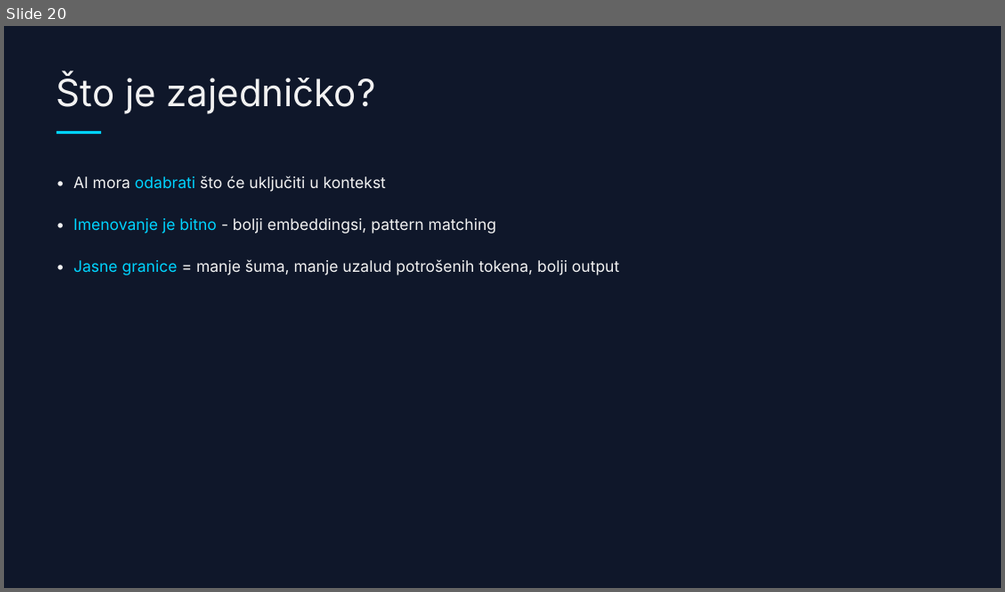
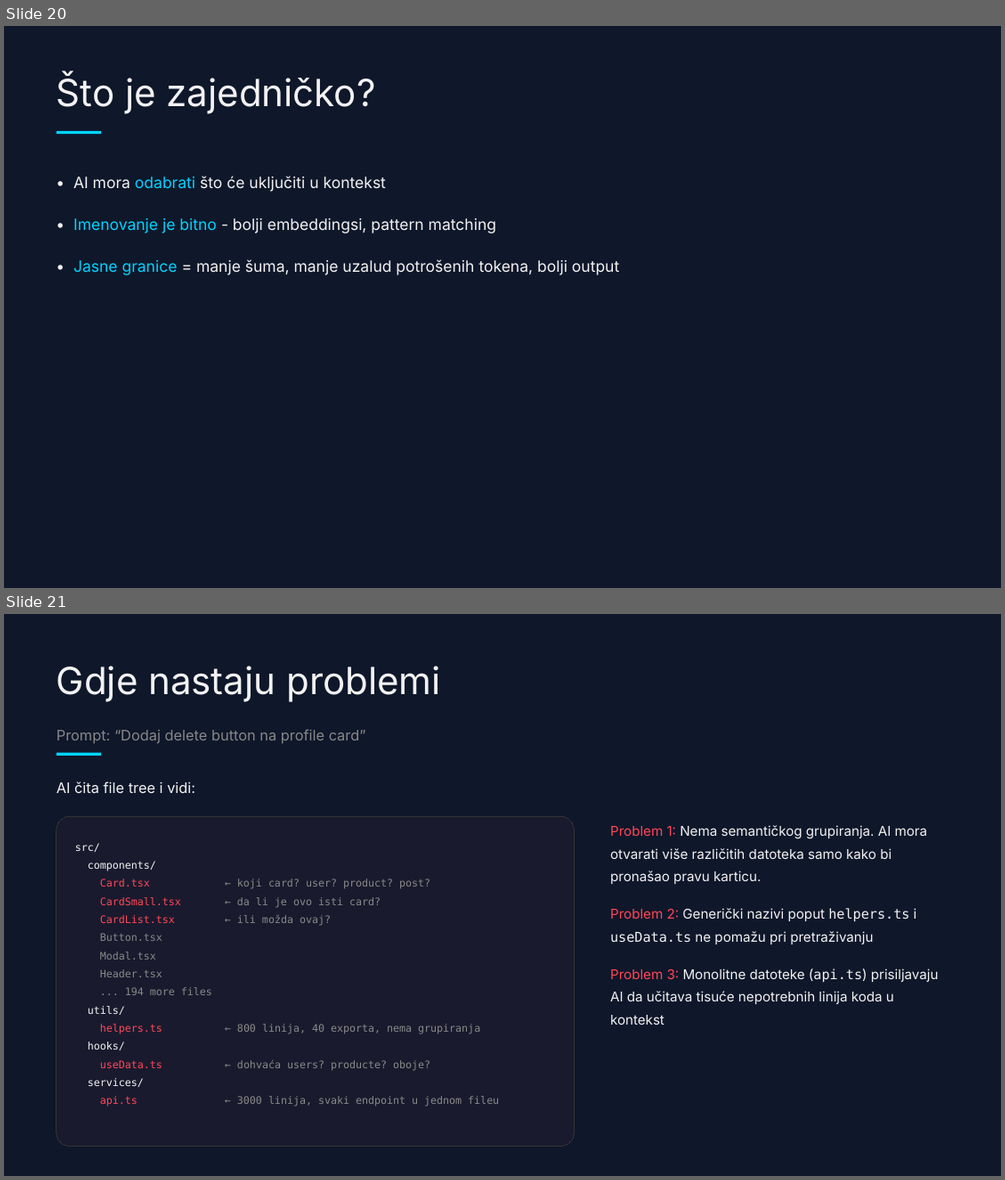
Before and after one commit to doksara/debug-presentation, a slide deck: frontend-arhitektura--dark-tech-with-fsd.pptx. Shown one above the other, each under a label of ours: slide 20 before the commit, slides 20 and 21 after it. The pictures are 1005x592 and 1005x1180 pixels, drawn with LibreOffice and Linux fonts; fonts in the diff are those of the drawing. Boxes give left, top, right and bottom in pixels: in the first picture for what was removed or moved away, otherwise in the second. Text is boxed around its words. In the diff, an @@ line names an element or a change of style, - is before the commit and + after.

```diff
--- a/frontend-arhitektura--dark-tech-with-fsd.pptx
+++ b/frontend-arhitektura--dark-tech-with-fsd.pptx
@@ slide 21 added at bbox=[4, 614, 1001, 1176], background #0F172A @@
@@ text added at bbox=[57, 666, 440, 702], 36 pt, text #F2F2F2 @@
+Gdje nastaju problemi
@@ text added at bbox=[57, 729, 366, 743], 14 pt, text #888888 @@
+Prompt: “Dodaj delete button na profile card”
@@ rectangle added at bbox=[57, 753, 101, 756], fill #00D4FF @@
@@ text added at bbox=[57, 781, 195, 793], 14 pt, text #F2F2F2 @@
+AI čita file tree i vidi:
@@ rounded rectangle added at bbox=[57, 816, 574, 1145], fill #1A1A2E, outline #333333 0.75 pt @@
@@ text added at bbox=[610, 825, 938, 1024], 13 pt, text #F2F2F2 @@
+Problem 1: Nema semantičkog grupiranja. AI mora otvarati više različitih datoteka samo kako bi pronašao pravu karticu.
+Problem 2: Generički nazivi poput helpers.ts i useData.ts ne pomažu pri pretraživanju
+Problem 3: Monolitne datoteke (api.ts) prisiljavaju AI da učitava tisuće nepotrebnih linija koda u kontekst
@@ text added at bbox=[75, 843, 499, 1106], 10 pt, text #888888 @@
+src/
+components/
+Card.tsx ← koji card? user? product? post?
+CardSmall.tsx ← da li je ovo isti card?
+CardList.tsx ← ili možda ovaj?
+Button.tsx
+Modal.tsx
+Header.tsx
+... 194 more files
+utils/
+helpers.ts ← 800 linija, 40 exporta, nema grupiranja
+hooks/
+useData.ts ← dohvaća users? producte? oboje?
+services/
+api.ts ← 3000 linija, svaki endpoint u jednom fileu
```
Also in this commit, not shown: 13 slides changed, 3 other slides added, 4 slides removed, 2 other files.
